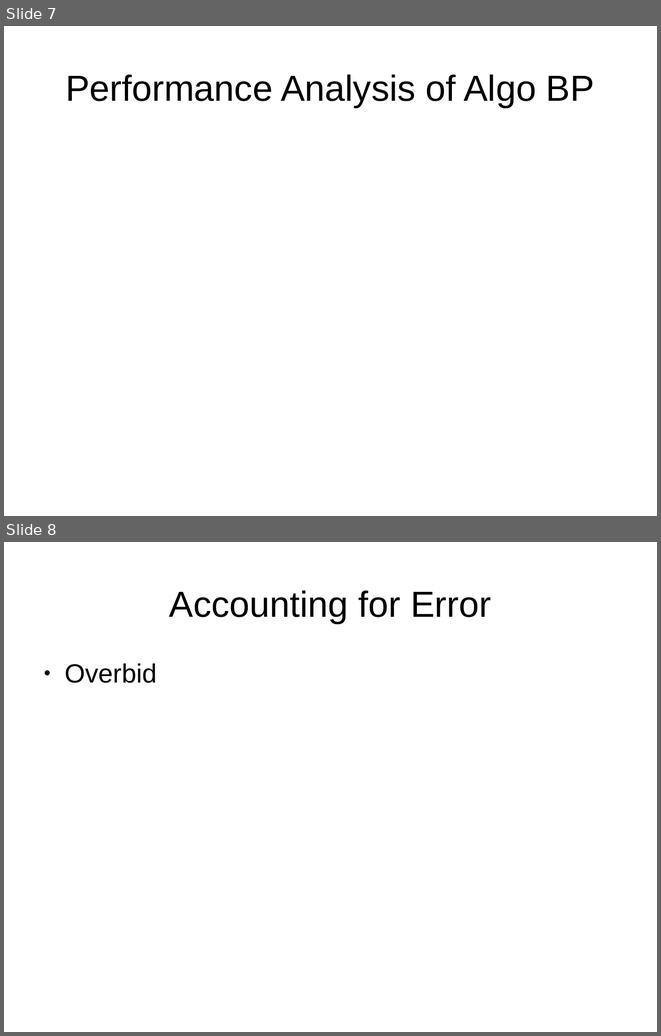
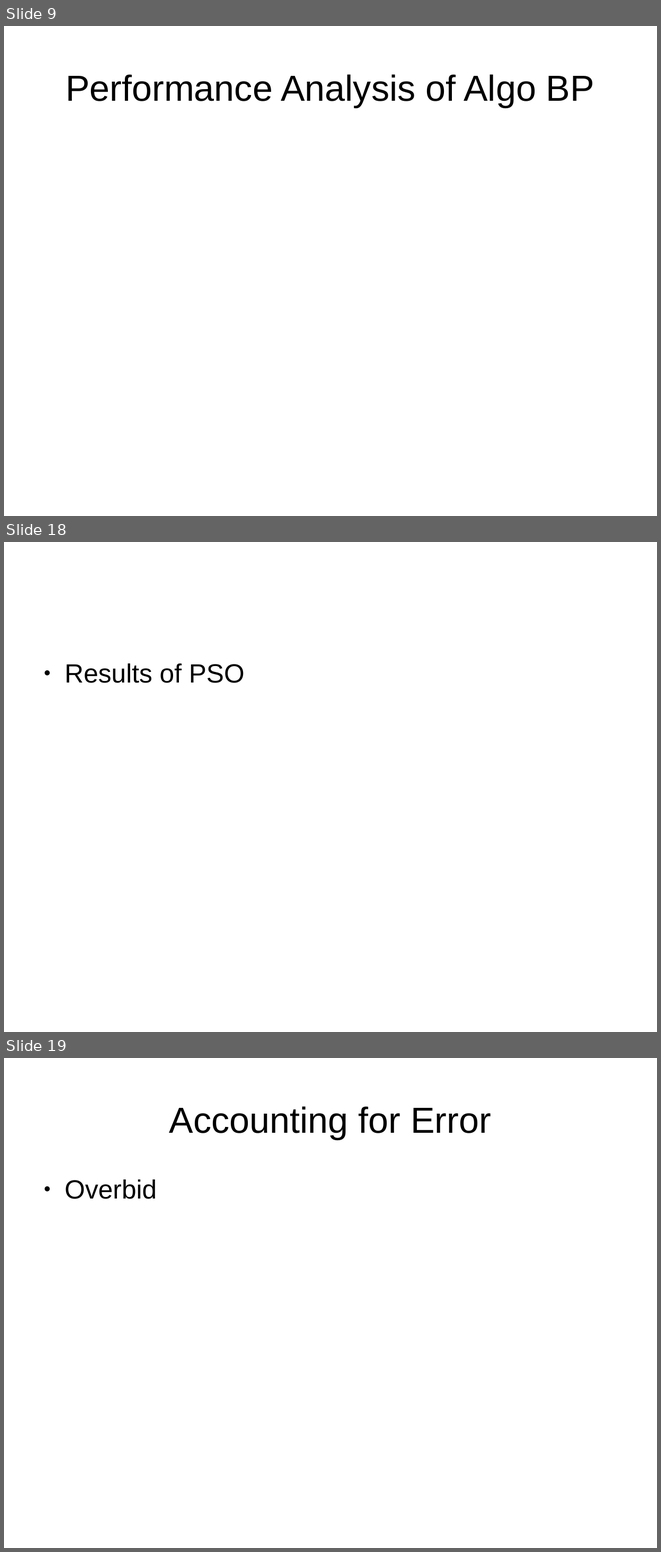
Before and after one commit to anmolmishra1997/Optimal-Bidding, a slide deck: presentation.odp. Shown one above the other, each under a label of ours: slides 7 and 8 before the commit, slides 9, 18 and 19 after it; the slides between them are not shown. The pictures are 661x1036 and 661x1552 pixels, drawn with LibreOffice and Linux fonts; fonts in the diff are those of the drawing. Boxes give left, top, right and bottom in pixels: in the first picture for what was removed or moved away, otherwise in the second. Text is boxed around its words. In the diff, an @@ line names an element or a change of style, - is before the commit and + after.

```diff
--- a/presentation.odp
+++ b/presentation.odp
@@ slide 18 added at (4, 542, 657, 1032), background #FFFFFF @@
@@ text added at (64, 663, 245, 683), 32 pt, text #000000 @@
+● Results of PSO
@@ what was slide 7 is now slide 9 @@
@@ what was slide 8 is now slide 19 @@
```
Also in this commit, not shown: 4 slides changed, 10 other slides added, 28 other files.
